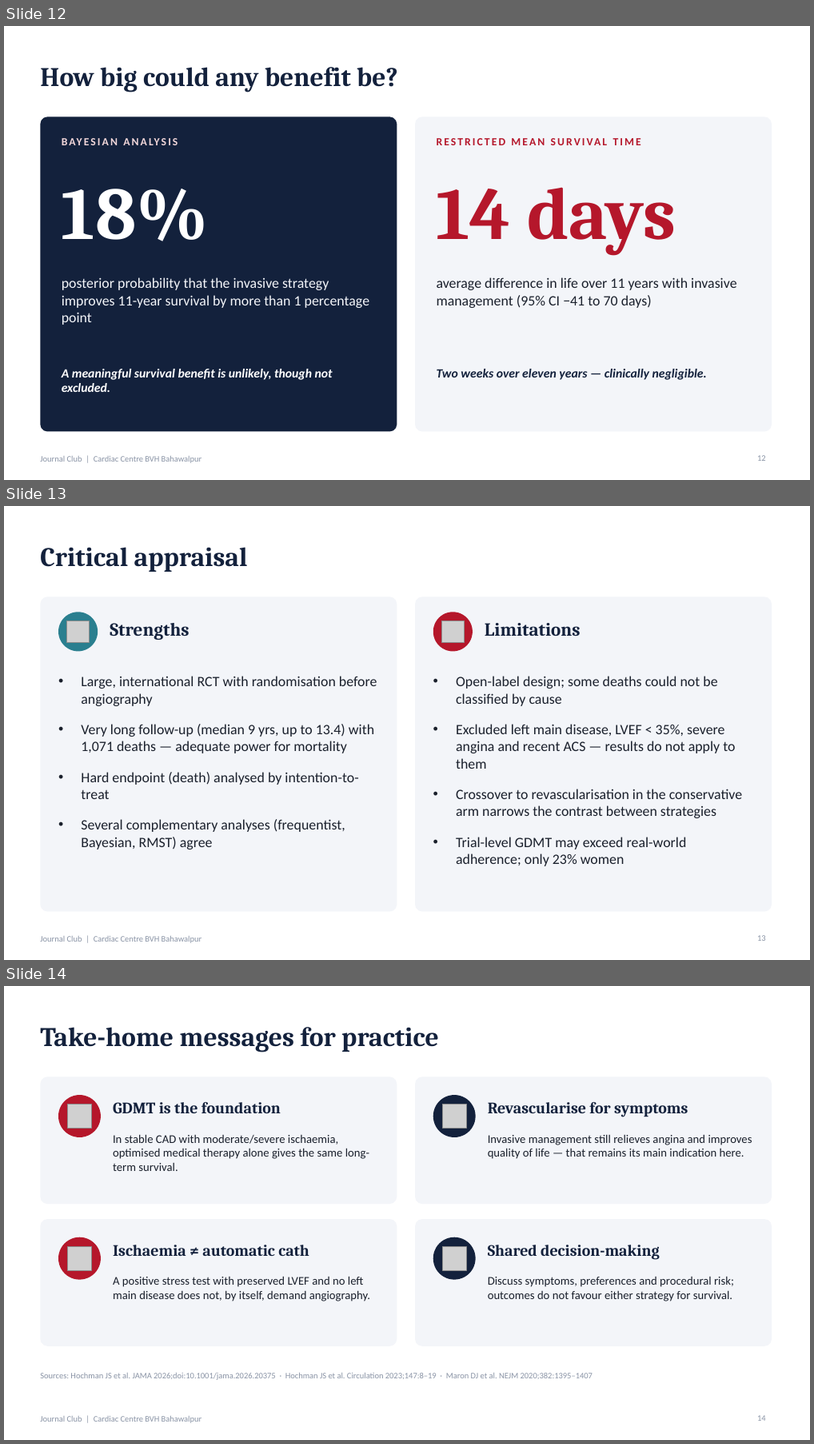
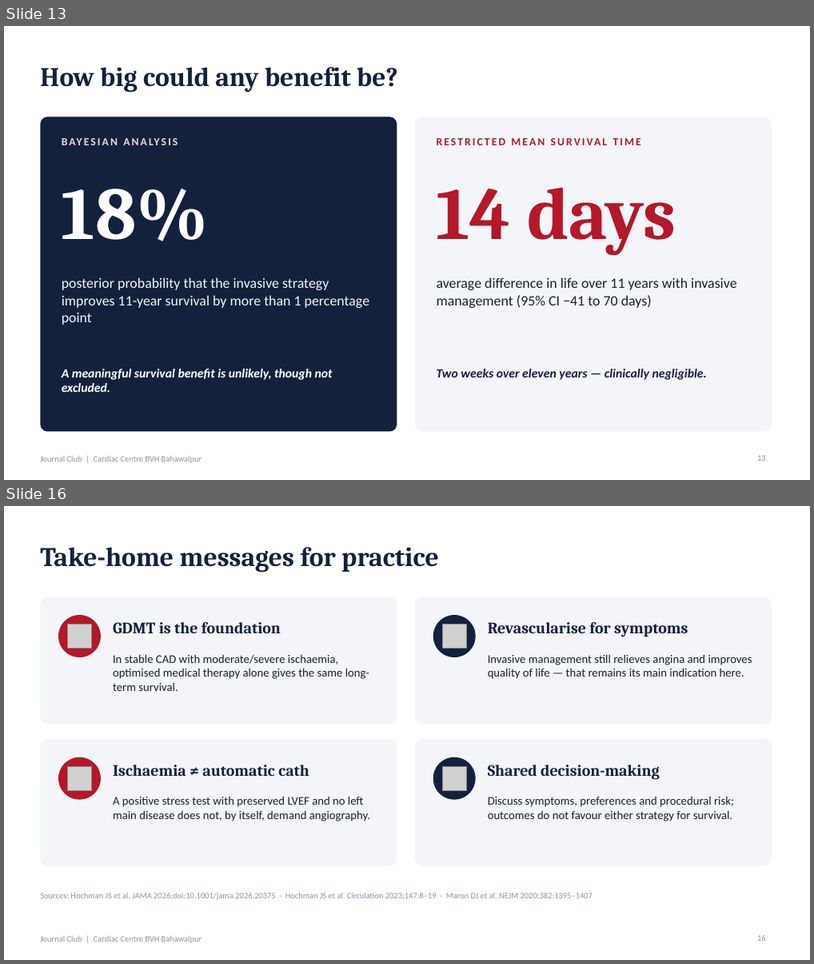
Before and after one commit to Waqar-msx9t/cs8630-A, a slide deck: ISCHEMIA-EXTEND_Journal_Club.pptx. Shown one above the other, each under a label of ours: slides 12, 13 and 14 before the commit, slides 13 and 16 after it; the slides between them are not shown. The pictures are 814x1444 and 814x964 pixels, drawn with LibreOffice and Linux fonts; fonts in the diff are those of the drawing; grey boxes stand for pictures. Boxes give left, top, right and bottom in pixels: in the first picture for what was removed or moved away, otherwise in the second. Text is boxed around its words. In the diff, an @@ line names an element or a change of style, - is before the commit and + after.

```diff
--- a/ISCHEMIA-EXTEND_Journal_Club.pptx
+++ b/ISCHEMIA-EXTEND_Journal_Club.pptx
@@ slide 13 removed at <box>4,506,810,960</box>, background #FFFFFF; not listed: 1 template element that a slide beside it also shows @@
@@ title removed at <box>40,547,248,572</box> @@
-Critical appraisal
@@ rounded rectangle removed at <box>40,596,398,912</box> @@
@@ rounded rectangle removed at <box>415,596,772,912</box> @@
@@ ellipse removed at <box>58,612,98,651</box> @@
@@ picture removed at <box>67,620,89,642</box> @@
@@ text removed at <box>110,623,189,640</box> @@
-Strengths
@@ ellipse removed at <box>434,612,473,651</box> @@
@@ picture removed at <box>442,620,464,642</box> @@
@@ text removed at <box>485,623,581,636</box> @@
-Limitations
@@ text removed at <box>81,676,378,849</box> @@
-• Large, international RCT with randomisation before angiography
-• Very long follow-up (median 9 yrs, up to 13.4) with 1,071 deaths — adequate power for mortality
-• Hard endpoint (death) analysed by intention-to-treat
-• Several complementary analyses (frequentist, Bayesian, RMST) agree
@@ text removed at <box>456,676,743,866</box> @@
-• Open-label design; some deaths could not be classified by cause
-• Excluded left main disease, LVEF < 35%, severe angina and recent ACS — results do not apply to them
-• Crossover to revascularisation in the conservative arm narrows the contrast between strategies
-• Trial-level GDMT may exceed real-world adherence; only 23% women
@@ page number removed at <box>758,935,766,940</box> @@
-13
@@ what was slide 12 is now slide 13 @@
@@ what was slide 14 is now slide 16 @@
@@ page number at <box>758,935,766,940</box>: text changed @@
-14
+16
```
Also in this commit, not shown: 2 slides changed, 4 slides added, 1 other slide removed.
